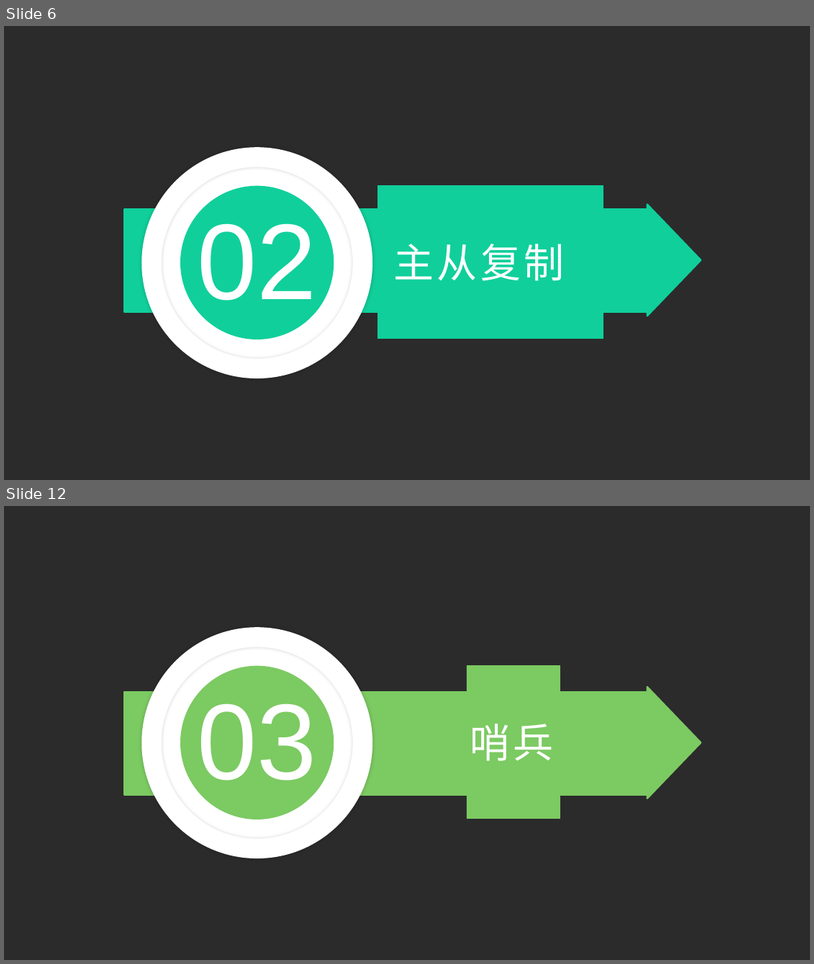
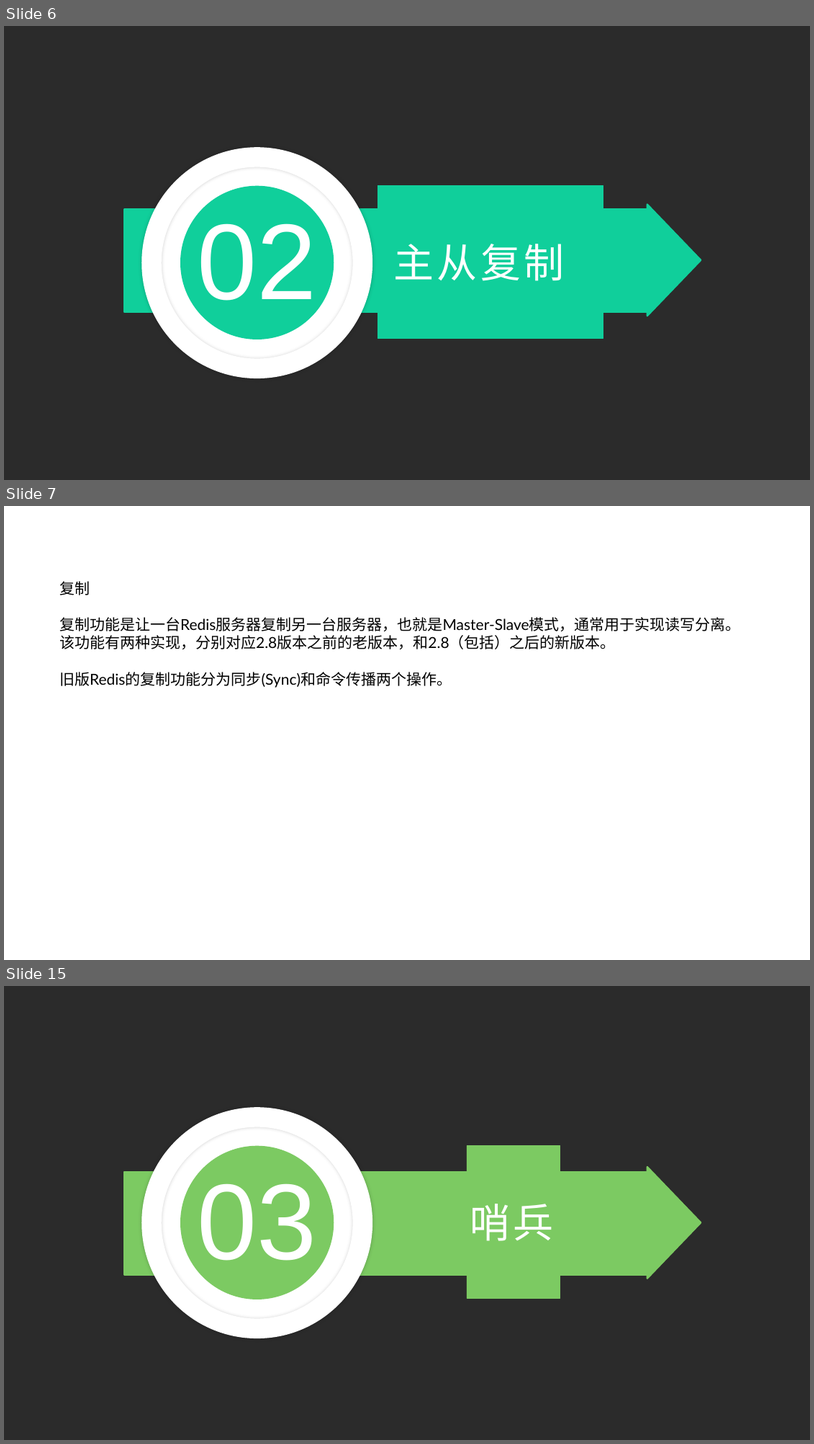
Before and after one commit to zhaozhiqiang8090/share-data, a slide deck: ppt/redis之多机数据库实现.pptx. Shown one above the other, each under a label of ours: slides 6 and 12 before the commit, slides 6, 7 and 15 after it; the slides between them are not shown. The pictures are 814x964 and 814x1444 pixels, drawn with LibreOffice and Linux fonts; fonts in the diff are those of the drawing; background and template pictures are left out; a plain dark background stands for a picture behind light text. Boxes give left, top, right and bottom in pixels: in the first picture for what was removed or moved away, otherwise in the second. Text is boxed around its words. In the diff, an @@ line names an element or a change of style, - is before the commit and + after.

```diff
--- a/ppt/redis之多机数据库实现.pptx
+++ b/ppt/redis之多机数据库实现.pptx
@@ slide 7 added at (x1=4, y1=506, x2=810, y2=960), background picture (left out) @@
@@ text added at (x1=59, y1=581, x2=741, y2=687), 18 pt, text #000000 @@
+复制
+复制功能是让一台Redis服务器复制另一台服务器，也就是Master-Slave模式，通常用于实现读写分离。该功能有两种实现，分别对应2.8版本之前的老版本，和2.8（包括）之后的新版本。
+旧版Redis的复制功能分为同步(Sync)和命令传播两个操作。
@@ what was slide 12 is now slide 15 @@
```
Also in this commit, not shown: 10 slides changed, 11 other slides added, 4 slides removed, 4 other files.
